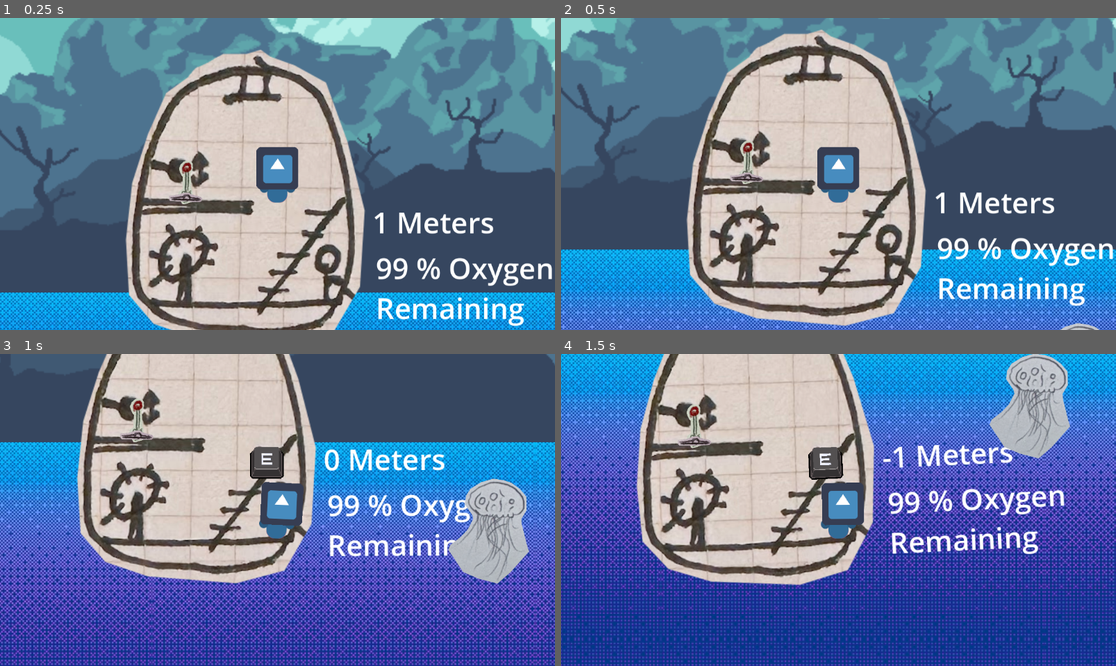
Above: before the commit, frames 1-4 (two rows, left to right).
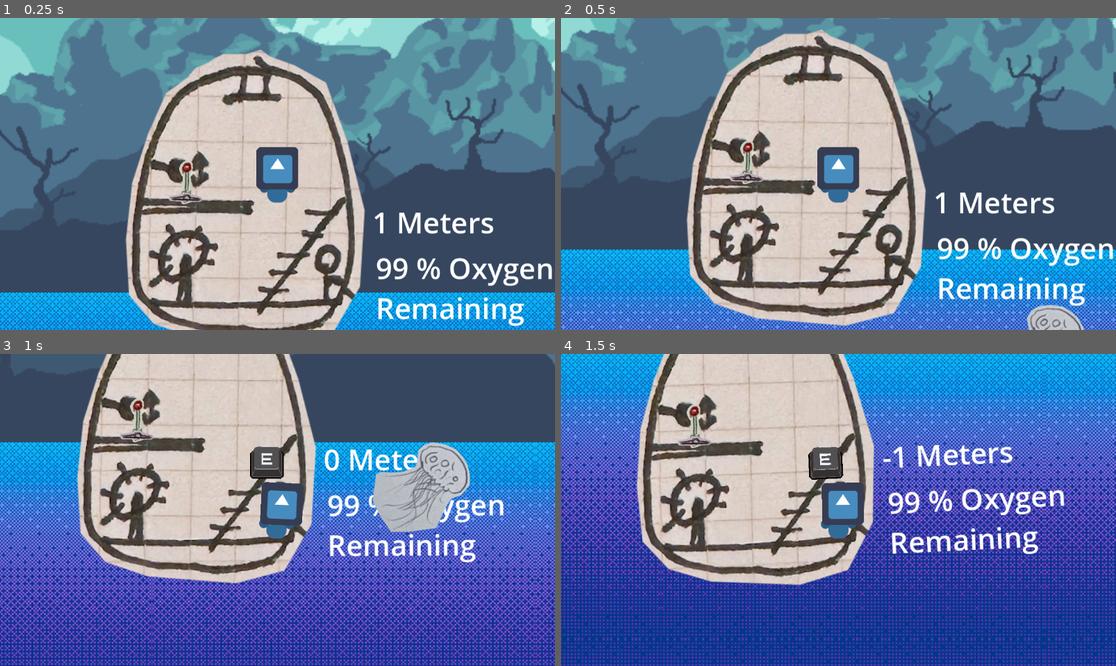
Above: after the commit, the same moments.

Repository: calzila/GGJ_2025
Game: Godot game, scene res://Overworld.tscn
Two runs of this game, one before a commit and one after it. Both use one fixed random seed, a clock stepped at 60 frames per second and the inputs below. The engine's default icon, where the game draws it, is replaced by a stand-in: a white triangle on a blue panel in a dark square.
Inputs:
- Up to frame 1 (0.25 s): no input
- Up to frame 2 (0.5 s): no input
- Up to frame 3 (1 s): tap Enter (ui_accept) at 0.5, 0.77 s; hold D (move_right) from 0.53 s (still down); tap E (Grab) at 0.6 s
- Up to frame 4 (1.5 s): keep holding D (move_right); tap E (Grab) at 1.35 s

Frame 1 is identical in both runs. In frame 2, 0.7% of the frame differs, in the area x 83-97%, y 91-100%; in frame 3, 6.7%, in the area x 67-96%, y 28-74%; in frame 4, 3.3%.
Error in both runs: Invalid assignment of property or key 'playerIsHolding' with value of type 'bool' on a base object of type 'Nil'. (res://grabber.gd:35)

Commit message:
Making fish swim forward

Diff:
--- a/Fish.tscn
+++ b/Fish.tscn
@@ -18,3 +18,5 @@
 shape = SubResource("CircleShape2D_ywspf")
 
 [node name="SwimTimer" type="Timer" parent="."]
+
+[connection signal="timeout" from="SwimTimer" to="." method="_on_swim_timer_timeout"]
--- a/fish.gd
+++ b/fish.gd
@@ -3,7 +3,10 @@
 
 # Called when the node enters the scene tree for the first time.
 func _ready() -> void:
+
+	rotation_degrees = randf_range(-90,90)
 	# Set a random impulse on spawn
+	var forceDirection = Vector2(randf_range(-1,1),randf_range(-1,1))
 	_apply_swim_force()
 
 
@@ -12,6 +15,14 @@
 	pass
 
 func _apply_swim_force():
-	var forceDirection = Vector2(randf_range(-1,1),randf_range(-1,1))
-	apply_central_force(forceDirection * 10000)
-	apply_torque(1 * 1)
+	var forceDirection = Vector2.UP.rotated(rotation)
+	#linear_velocity += movement.y * Vector2.UP.rotated(ship.rotation) * max_linear_velocity * delta
+	apply_central_force(forceDirection * 15000)
+	apply_torque(randf_range(-1,1) * 200000)
+
+	$SwimTimer.start(1)
+
+func _on_swim_timer_timeout() -> void:
+	print("swimSwam")
+	_apply_swim_force()
+	pass # Replace with function body.
